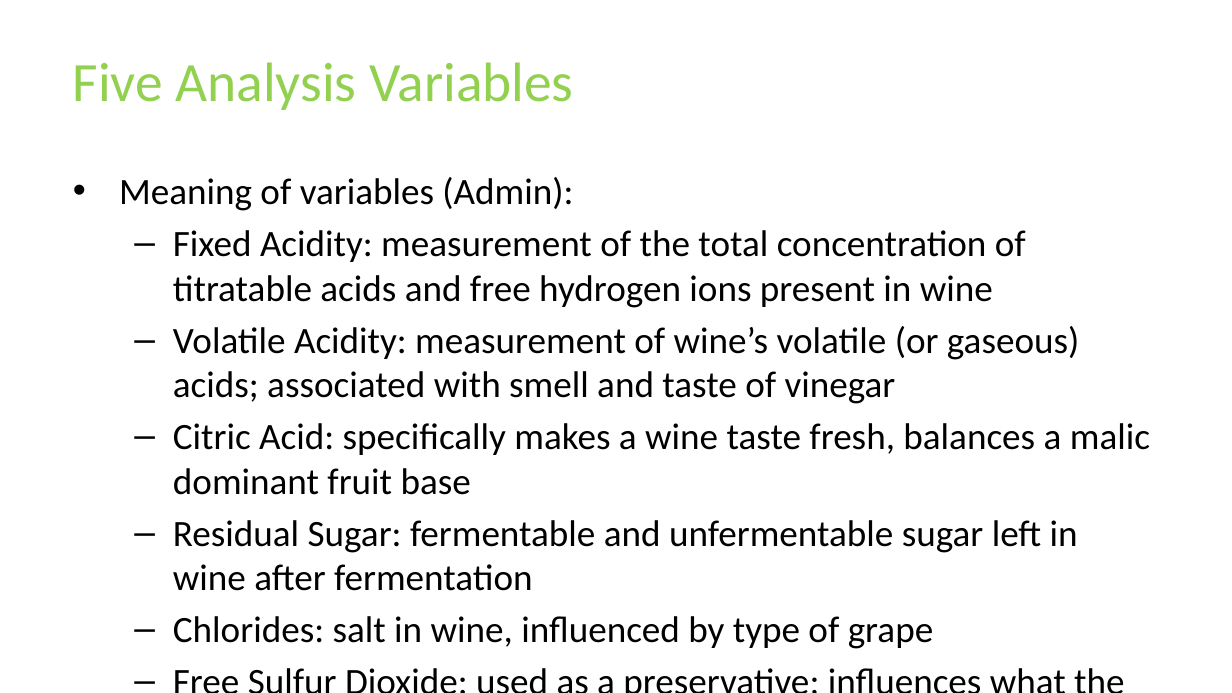
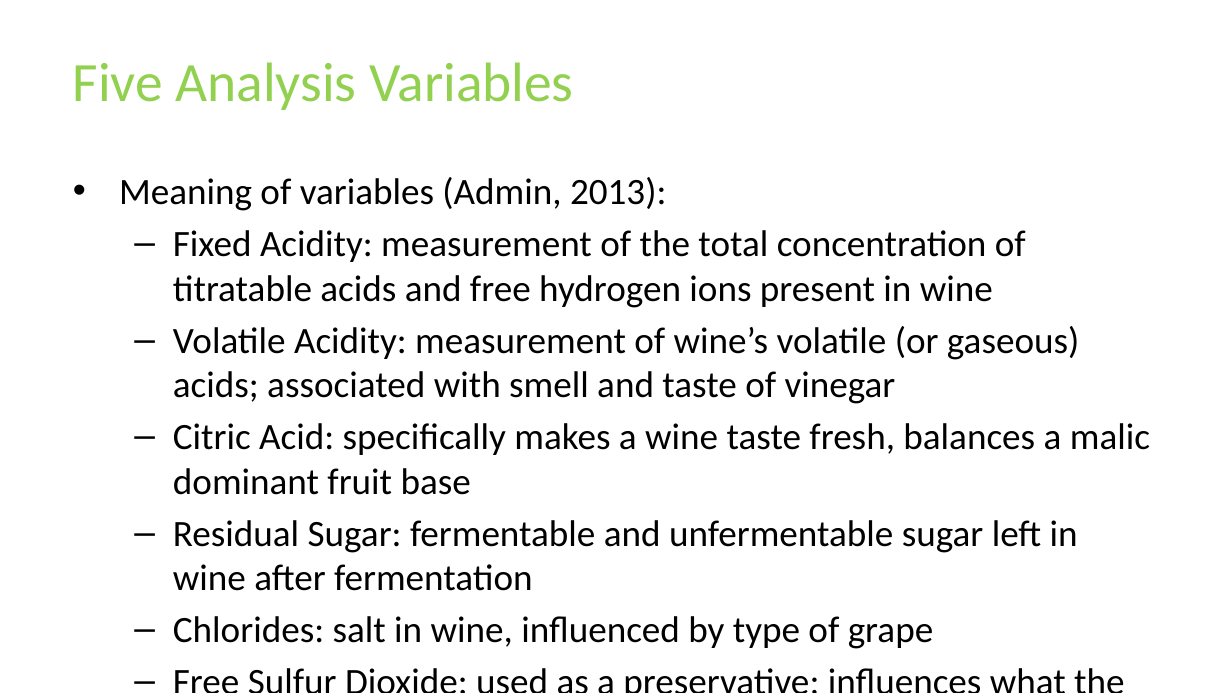
Before and after one commit to tlferrill/Ferrill_DSC530, a slide deck: slide 8 of DSC530_Final_T_Ferrill.pptx. Drawn at 1232x693 pixels with LibreOffice and Linux fonts; fonts in the diff are those of the drawing; background and template pictures are left out. Boxes give left, top, right and bottom in pixels: in the first picture for what was removed or moved away, otherwise in the second. Text is boxed around its words. In the diff, an @@ line names an element or a change of style, - is before the commit and + after.

```diff
--- a/DSC530_Final_T_Ferrill.pptx
+++ b/DSC530_Final_T_Ferrill.pptx
@@ text at [119,177,666,211]: text changed @@
-• Meaning of variables (Admin):
+• Meaning of variables (Admin, 2013):
```
Also in this commit, not shown: 4 other slides changed.
